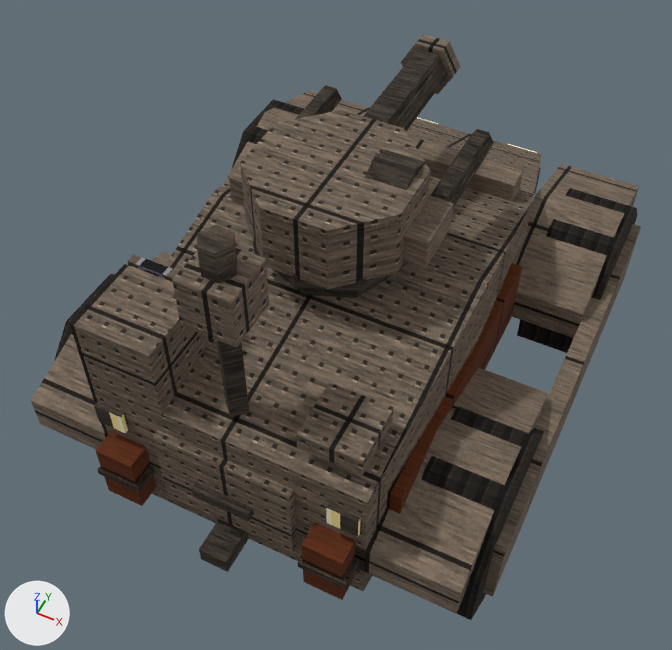
The Blender file tools/lowforge/models/prairie_dog.blend as it was, and as the next commit left it.
The view is the same before and after, from a 50 mm lens placed at (29.6, -66.9, 90.5), pointed at (0.1, -7.9, 16.8). The axes (+X, +Y, +Z) are drawn at lower left. The lights are the same throughout. The first picture is the older version.

The first picture shows 'arch.001', 'arch.002', 'arch.003', 'autogun', 'autogun.001', 'autogun_mount', 'autogun_mount.001', 'body', 'flak_barrel', 'flak_drum', 'flak_muzzle', 'flank_stripe.001', 'launcher', 'pad', 'rear_hatch', 'ring', 'sensor_head', 'skirt', 'turret', 'wheel.003' and 17 more.
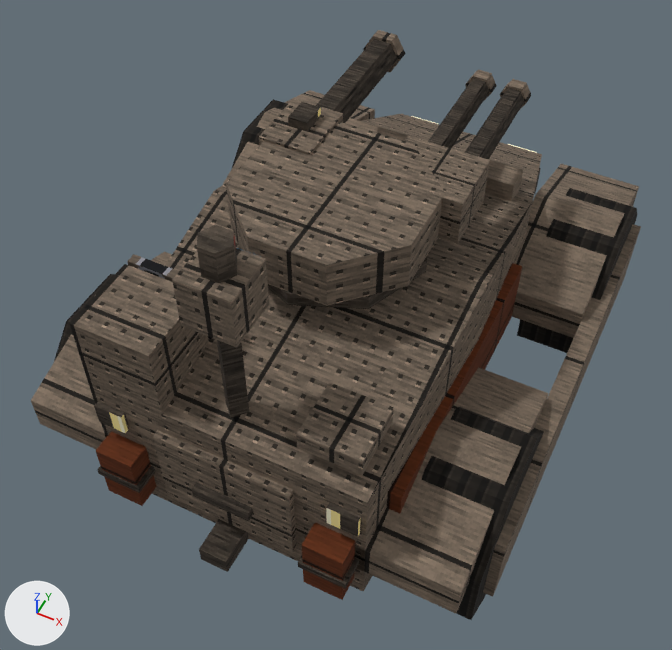
ob_hp_1 is not drawn itself; it is the parent of ob_autogun, ob_autogun_mount, ob_autogun_001, ob_autogun_mount_001.

What differs and where, as boxes (x1, y1, x2, y2) in the pictures (672 x 650 px):
'turret', moved, rescaled (15% wider)
    before: (240, 110, 431, 289)
    after: (226, 122, 445, 306)
'receiver.001', added (brown)
    after: (405, 136, 490, 244)
'flak_barrel', deleted
    before: (363, 49, 448, 131)
'barrel', added
    after: (316, 39, 397, 123)
'autogun_mount.001', deleted (brown)
    before: (403, 195, 454, 268)
'receiver', added (brown)
    after: (259, 99, 343, 155)
'autogun.001', deleted
    before: (430, 129, 494, 208)
'ring', moved, rescaled (20% wider, 17% taller)
    before: (253, 239, 409, 292)
    after: (239, 247, 427, 309)
'barrel.002', added
    after: (464, 88, 525, 160)
'barrel.001', added
    after: (428, 79, 489, 148)
'flak_drum', deleted
    before: (365, 150, 427, 190)
'flak_muzzle', deleted (brown)
    before: (401, 35, 460, 94)
'autogun', deleted
    before: (296, 85, 342, 119)
'sight', added
    after: (288, 102, 321, 132)
'muzzle', added (brown)
    after: (363, 30, 406, 72)
'autogun_mount', deleted (brown)
    before: (229, 166, 244, 206)
'muzzle.002', added
    after: (500, 79, 531, 109)
'muzzle.001', added
    after: (465, 70, 497, 100)

Edits to the bpy script that builds the scene:
```text
Change me_ring:
    remove me_ring.from_pydata(...)  # 16 vertices, 10 faces; spans x -8.0..8.0, y -16.0..0.0, z 29.8..31.2
    add me_ring.from_pydata(...)  # 16 vertices, 10 faces; spans x -9.5..9.5, y -17.5..1.5, z 29.0..30.5
    me_ring part 1: the whole mesh is scaled about its middle by (1.19, 1.19, 1), then moved by (0.0, 0.0, -0.8)
Change me_turret:
    remove me_turret.from_pydata(...)  # 16 vertices, 10 faces; spans x -7.9..7.9, y -15.9..-0.1, z 31.0..38.0
    add me_turret.from_pydata(...)  # 16 vertices, 10 faces; spans x -9.2..9.2, y -17.2..1.2, z 30.5..35.5
    me_turret part 2: the whole mesh is scaled about its middle by (1.18, 1.18, 0.714), then moved by (0.0, 0.0, -1.5)
Remove ob_flak_barrel:
    ob_flak_barrel = bpy.data.objects.new('flak_barrel', me_flak_barrel)
Remove ob_flak_muzzle:
    ob_flak_muzzle = bpy.data.objects.new('flak_muzzle', me_flak_muzzle)
Remove ob_flak_drum:
    ob_flak_drum = bpy.data.objects.new('flak_drum', me_flak_drum)
Remove ob_autogun:
    ob_autogun = bpy.data.objects.new('autogun', me_autogun)
Remove ob_autogun_mount:
    ob_autogun_mount = bpy.data.objects.new('autogun_mount', me_autogun_mount)
Remove ob_autogun_001:
    ob_autogun_001 = bpy.data.objects.new('autogun.001', me_autogun_001)
Remove ob_autogun_mount_001:
    ob_autogun_mount_001 = bpy.data.objects.new('autogun_mount.001', me_autogun_mount_001)
Change ob_hp_1:
    ob_hp_1.location: (0.0, -4.0, 33.0) -> (7.0, -2.0, 33.0)
Add ob_muzzle_002:
    ob_muzzle_002 = bpy.data.objects.new('muzzle.002', me_muzzle_002)  # a 6-sided cylinder along y spanning x 0.6..5.0, y 26.0..28.0, z -1.91..1.91; in mat_steel_plate (picture img_plate)
    ob_muzzle_002.parent = ob_hp_1
    ob_muzzle_002.location = (7.0, -2.0, 33.0)
    ob_muzzle_002.scale = (0.7, 0.7, 0.7)
Add ob_barrel_002:
    ob_barrel_002 = bpy.data.objects.new('barrel.002', me_barrel_002)  # a 6-sided cylinder along y spanning x 1.0..4.6, y 6.0..26.0, z -1.6..1.6; in mat_steel_dark (picture img_dark)
    ob_barrel_002.parent = ob_hp_1
    ob_barrel_002.location = (7.0, -2.0, 33.0)
    ob_barrel_002.scale = (0.7, 0.7, 0.7)
Add ob_muzzle_001:
    ob_muzzle_001 = bpy.data.objects.new('muzzle.001', me_muzzle_001)  # a 6-sided cylinder along y spanning x -5.0..-0.6, y 26.0..28.0, z -1.91..1.91; in mat_steel_plate (picture img_plate)
    ob_muzzle_001.parent = ob_hp_1
    ob_muzzle_001.location = (7.0, -2.0, 33.0)
    ob_muzzle_001.scale = (0.7, 0.7, 0.7)
Add ob_barrel_001:
    ob_barrel_001 = bpy.data.objects.new('barrel.001', me_barrel_001)  # a 6-sided cylinder along y spanning x -4.6..-1.0, y 6.0..26.0, z -1.6..1.6; in mat_steel_dark (picture img_dark)
    ob_barrel_001.parent = ob_hp_1
    ob_barrel_001.location = (7.0, -2.0, 33.0)
    ob_barrel_001.scale = (0.7, 0.7, 0.7)
Add ob_receiver_001:
    ob_receiver_001 = bpy.data.objects.new('receiver.001', me_receiver_001)  # a box spanning x -6.0..6.0, y -4.0..6.0, z -3.5..3.5; in mat_steel_panel (picture img_panel)
    ob_receiver_001.parent = ob_hp_1
    ob_receiver_001.location = (7.0, -2.0, 33.0)
    ob_receiver_001.scale = (0.7, 0.7, 0.7)
Add ob_sight:
    ob_sight = bpy.data.objects.new('sight', me_sight)  # a box spanning x -1.05..1.05, y 0.0..2.8, z 2.8..3.85; in mat_amber_light (picture img_light)
    ob_sight.location = (-7.0, -2.0, 33.0)
Add ob_muzzle:
    ob_muzzle = bpy.data.objects.new('muzzle', me_muzzle)  # a 6-sided cylinder along y spanning x -2.31..2.31, y 19.6..21.0, z -2.0..2.0; in mat_steel_plate (picture img_plate)
    ob_muzzle.location = (-7.0, -2.0, 33.0)
Add ob_barrel:
    ob_barrel = bpy.data.objects.new('barrel', me_barrel)  # a 6-sided cylinder along y spanning x -2.0..2.0, y 4.2..19.6, z -1.7..1.7; in mat_steel_dark (picture img_dark)
    ob_barrel.location = (-7.0, -2.0, 33.0)
Add ob_receiver:
    ob_receiver = bpy.data.objects.new('receiver', me_receiver)  # a box spanning x -2.8..2.8, y -2.8..4.2, z -2.8..2.8; in mat_steel_panel (picture img_panel)
    ob_receiver.location = (-7.0, -2.0, 33.0)
```
